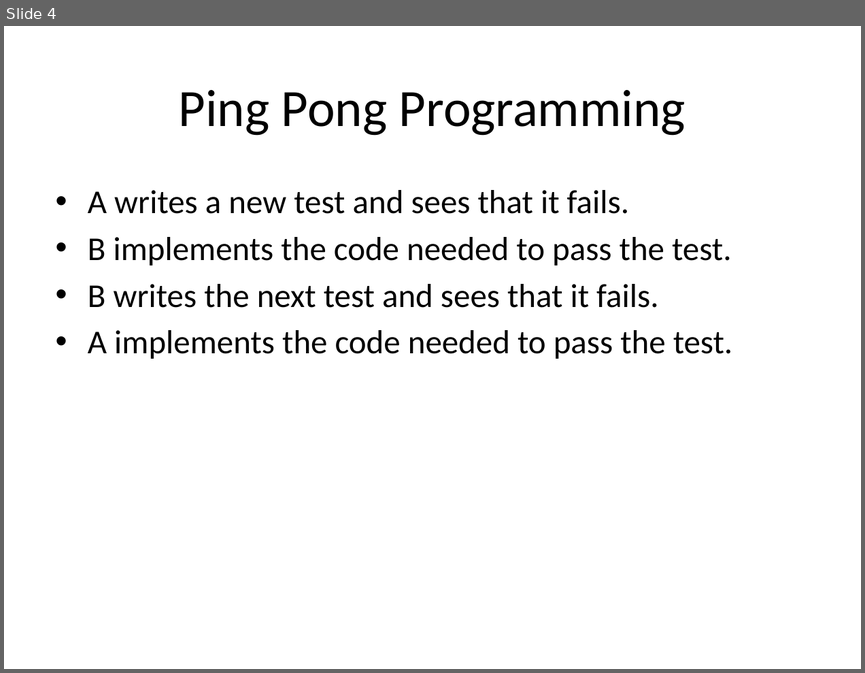
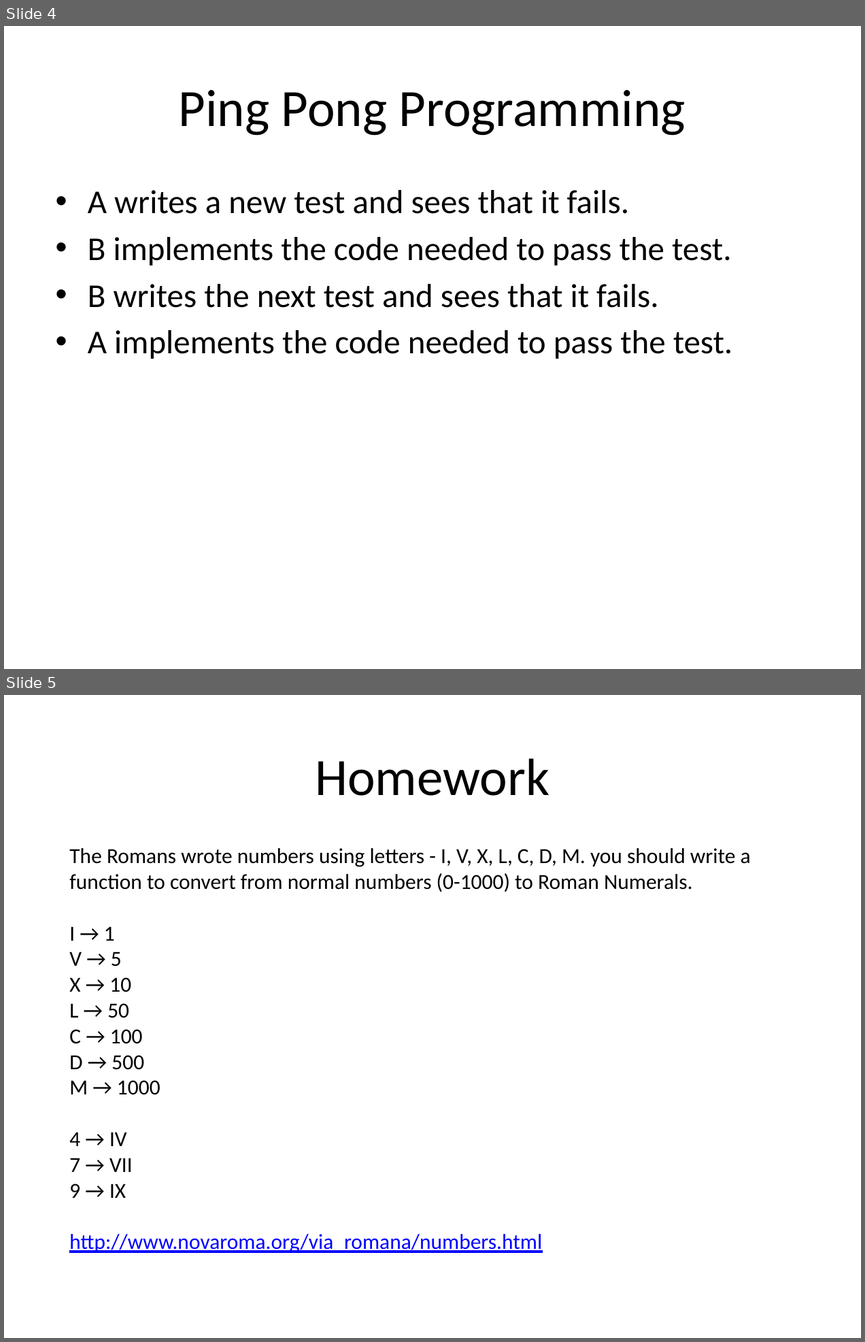
Before and after one commit to feedfood/TDD, a slide deck: Documents/TDD Hands On 2.pptx. Shown one above the other, each under a label of ours: slide 4 before the commit, slides 4 and 5 after it. The pictures are 865x673 and 865x1342 pixels, drawn with LibreOffice and Linux fonts; fonts in the diff are those of the drawing. Boxes give left, top, right and bottom in pixels: in the first picture for what was removed or moved away, otherwise in the second. Text is boxed around its words. In the diff, an @@ line names an element or a change of style, - is before the commit and + after.

```diff
--- a/Documents/TDD Hands On 2.pptx
+++ b/Documents/TDD Hands On 2.pptx
@@ slide 5 added at <box>4,695,861,1338</box>, background #FFFFFF @@
@@ title added at <box>315,758,549,796</box>, 44 pt, text #000000 @@
+Homework
@@ text added at <box>69,848,751,1253</box>, 18 pt, text #000000 @@
+The Romans wrote numbers using letters - I, V, X, L, C, D, M. you should write a function to convert from normal numbers (0-1000) to Roman Numerals.
+I → 1
+V → 5
+X → 10
+L → 50
+C → 100
+D → 500
+M → 1000
+4 → IV
+7 → VII
+9 → IX
+http://www.novaroma.org/via_romana/numbers.html
```
Also in this commit, not shown: 1 slide changed.
